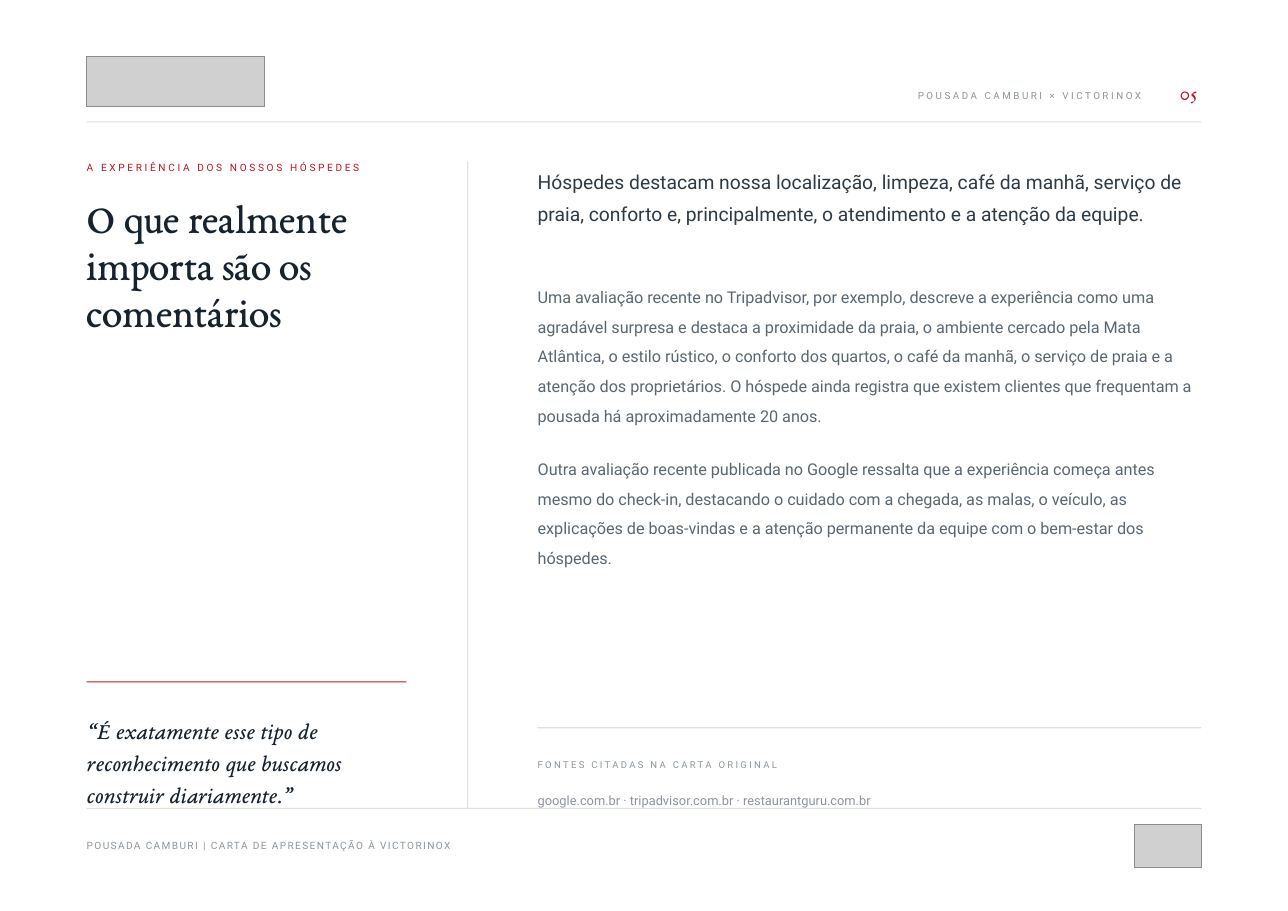
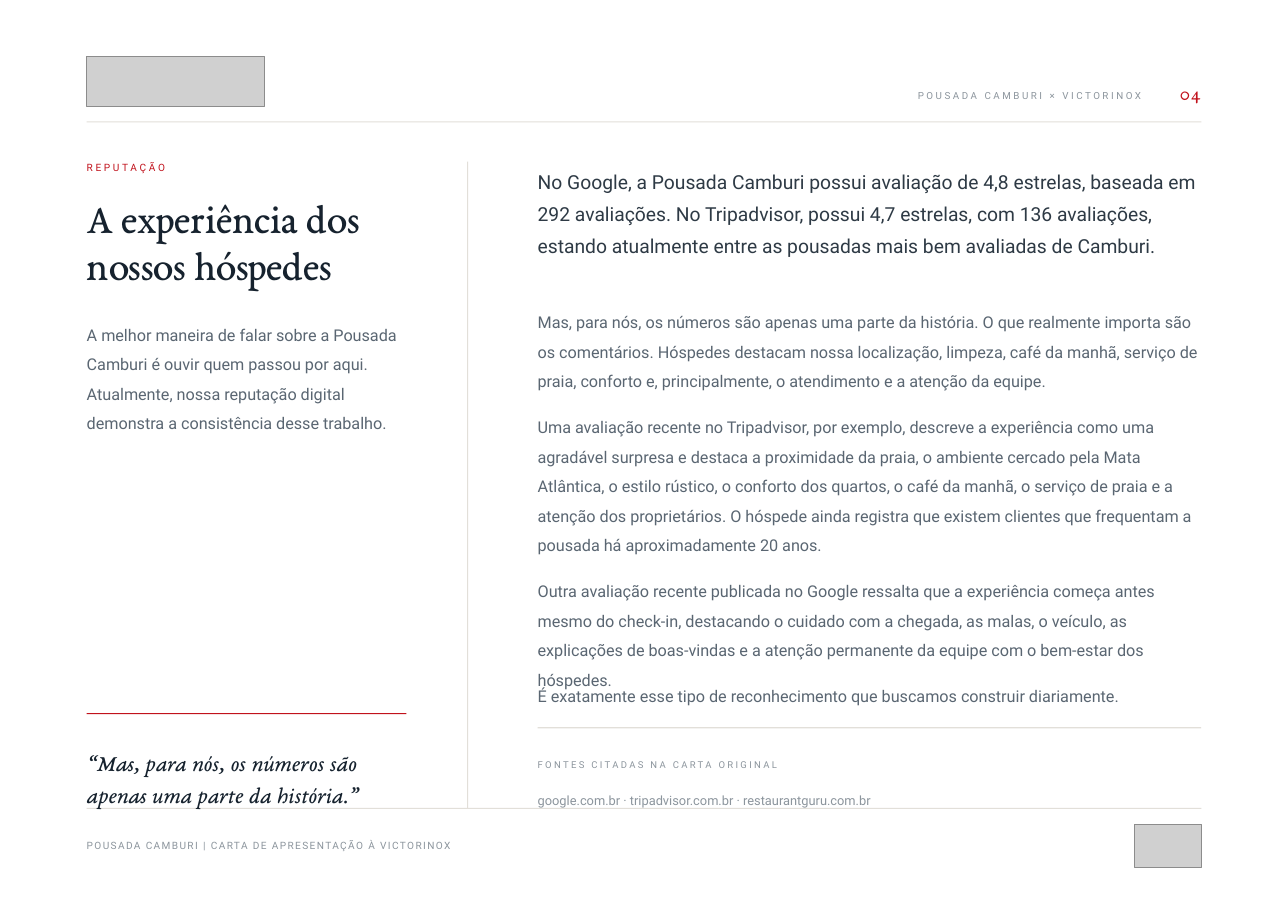
Before and after one commit to AdrianaLuiza/SkillsClaude, a slide deck: slide 4 of apresentacao-victorinox/Carta_Apresentacao_Pousada_Camburi_Victorinox.pptx (slide 5 before the commit). Drawn at 1288x911 pixels with LibreOffice and Linux fonts; fonts in the diff are those of the drawing; grey boxes stand for pictures. Boxes give left, top, right and bottom in pixels: in the first picture for what was removed or moved away, otherwise in the second. Text is boxed around its words. In the diff, an @@ line names an element or a change of style, - is before the commit and + after.

```diff
--- a/apresentacao-victorinox/Carta_Apresentacao_Pousada_Camburi_Victorinox.pptx
+++ b/apresentacao-victorinox/Carta_Apresentacao_Pousada_Camburi_Victorinox.pptx
@@ text at <box>1180,91,1201,104</box>: text changed @@
-05
+04
@@ text added at <box>87,162,165,173</box>, 6.6 pt, text #C1121C @@
+REPUTAÇÃO
@@ text added at <box>538,174,1195,257</box>, 12.6 pt, text #2E3A45 @@
+No Google, a Pousada Camburi possui avaliação de 4,8 estrelas, baseada em 292 avaliações. No Tripadvisor, possui 4,7 estrelas, com 136 avaliações, estando atualmente entre as pousadas mais bem avaliadas de Camburi.
@@ text at <box>87,204,360,291</box>: text changed; size 6.6 to 27 pt; font Roboto to EB Garamond; text colour #C1121C to #16222E @@
-A EXPERIÊNCIA DOS NOSSOS HÓSPEDES
+A experiência dos nossos hóspedes
@@ text removed at <box>87,205,347,328</box> @@
-O que realmente importa são os comentários
@@ text added at <box>87,328,396,429</box>, 10.6 pt, text #5A6672 @@
+A melhor maneira de falar sobre a Pousada Camburi é ouvir quem passou por aqui. Atualmente, nossa reputação digital demonstra a consistência desse trabalho.
@@ text at <box>538,316,1198,391</box>: text changed; size 12.6 to 10.6 pt; text colour #2E3A45 to #5A6672 @@
-Hóspedes destacam nossa localização, limpeza, café da manhã, serviço de praia, conforto e, principalmente, o atendimento e a atenção da equipe.
+Mas, para nós, os números são apenas uma parte da história. O que realmente importa são os comentários. Hóspedes destacam nossa localização, limpeza, café da manhã, serviço de praia, conforto e, principalmente, o atendimento e a atenção da equipe.
@@ text "Uma avaliação recente no Tripadvisor, ...": place and size @@
-text "Uma avaliação recente no Tripadvisor, ..." at <box>538,291,1192,426</box>
+text "Uma avaliação recente no Tripadvisor, ..." at <box>538,421,1192,555</box>
@@ text "Outra avaliação recente publicada no ...": place and size @@
-text "Outra avaliação recente publicada no ..." at <box>538,463,1155,538</box>
+text "Outra avaliação recente publicada no ..." at <box>538,585,1155,660</box>
@@ text at <box>538,688,1119,706</box>: text changed; size 15 to 10.6 pt; font EB Garamond to Roboto; text colour #16222E to #5A6672; italic off @@
-“É exatamente esse tipo de reconhecimento que buscamos construir diariamente.”
+É exatamente esse tipo de reconhecimento que buscamos construir diariamente.
@@ rectangle: place and size @@
-rectangle at <box>87,681,407,682</box>
+rectangle at <box>87,713,407,714</box>
@@ text added at <box>87,755,358,809</box>, 15 pt, text #16222E, italic @@
+“Mas, para nós, os números são apenas uma parte da história.”
```
Also in this commit, not shown: 6 other slides changed, 1 slide removed, 4 other files.
